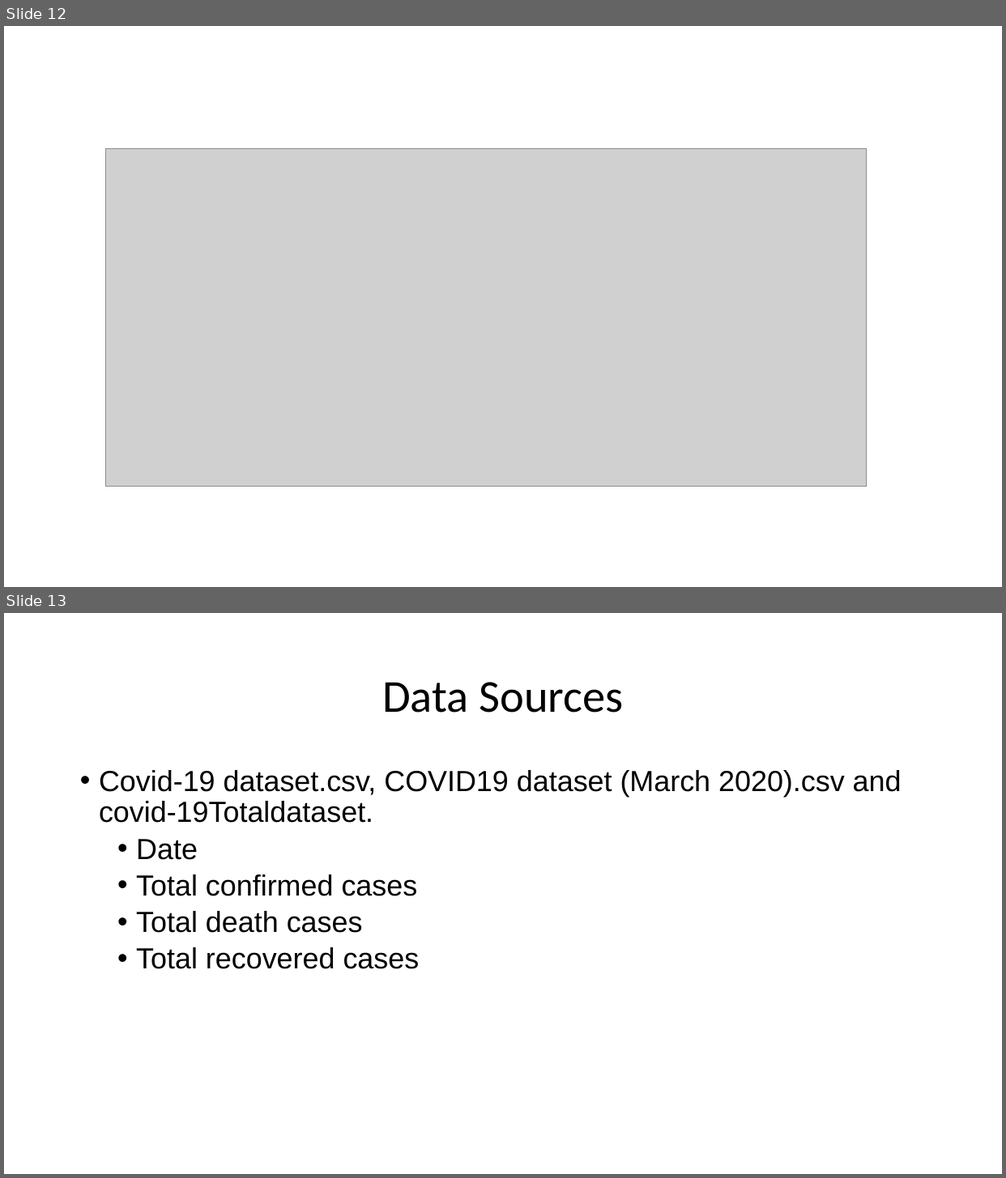
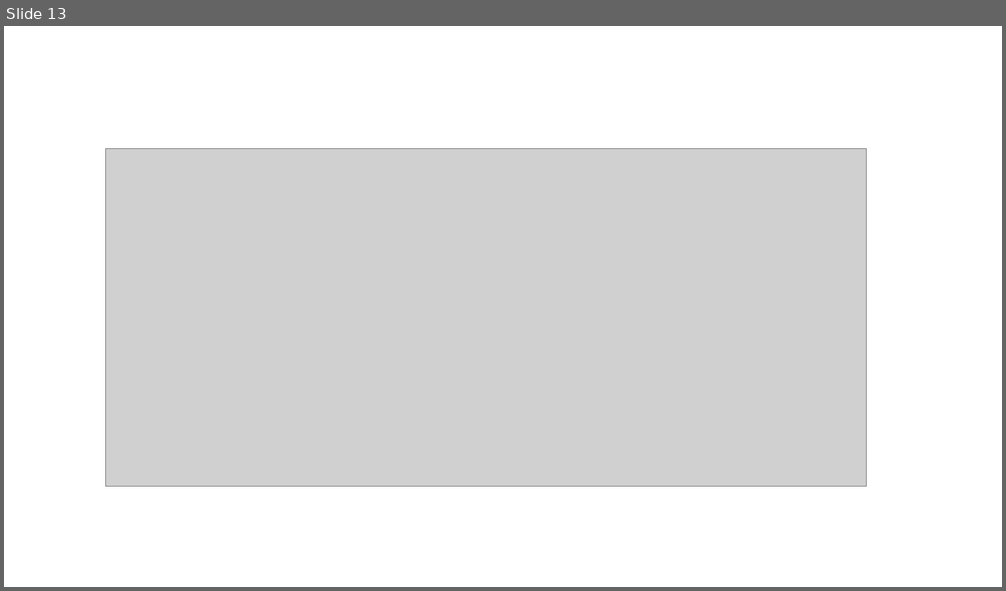
Before and after one commit to haziqqbaharin/CI5305-Project, a slide deck: Covid-19 Dashboard.pptx. Shown one above the other, each under a label of ours: slides 12 and 13 before the commit, slide 13 after it. The pictures are 1006x1178 and 1006x591 pixels, drawn with LibreOffice and Linux fonts; fonts in the diff are those of the drawing; grey boxes stand for pictures. Boxes give left, top, right and bottom in pixels: in the first picture for what was removed or moved away, otherwise in the second. Text is boxed around its words. In the diff, an @@ line names an element or a change of style, - is before the commit and + after.

```diff
--- a/Covid-19 Dashboard.pptx
+++ b/Covid-19 Dashboard.pptx
@@ slide 13 removed at [4, 613, 1002, 1174], background #FFFFFF @@
@@ title removed at [382, 682, 623, 713] @@
-Data Sources
@@ text removed at [99, 770, 901, 969] @@
-• Covid-19 dataset.csv, COVID19 dataset (March 2020).csv and covid-19Totaldataset.
-  • Date
-  • Total confirmed cases
-  • Total death cases
-  • Total recovered cases
@@ what was slide 12 is now slide 13 @@
```
Also in this commit, not shown: 13 slides changed, 2 slides added, 2 other slides removed, 1 other file.
